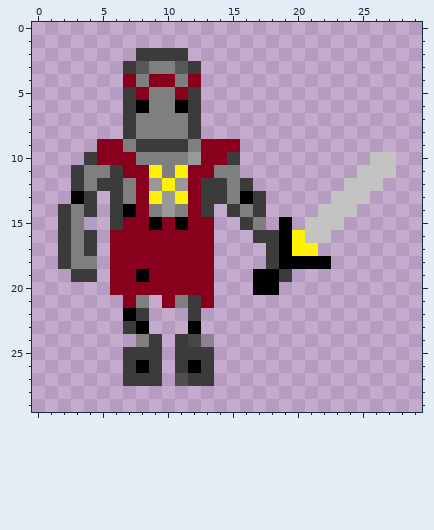
File history of a pixel-art sprite, data/player.png. Above: the version before the commit.
The file is 30x30 pixels. Colours within 5 levels of each other are drawn and written as one.
Now the later version:
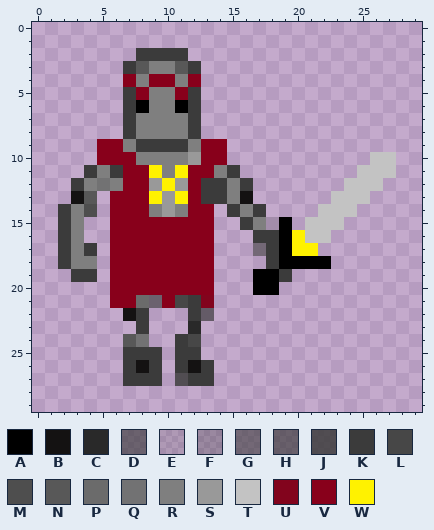
Palette (. is transparent): A #000000  B #141212  C #292929  D #3a3a3aa4  E #3b3b3b28  F #3b3b3b4e  G #3b3b3b97  H #3b3b3baa  J #3b3b3bd6  K #3b3b3b  L #474747  M #4e4e4e  N #585858  P #6b6b6b  Q #727273  R #7f7f7f  S #999999  T #c3c3c3  U #82041d  V #88001b  W #fff200
Diff:
@@ x 1..20 @@
  8 ......KRRRRK........
- 9 ....VVRKKKKRVVV.....
-10 ...KVVVRRRRSVVK.....
-11 ..KRRKVVWRWVVRR.....
-12 ..KRKKRVSWSVKKRK....
-13 ..AK.KRVWSWVKKRAK...
-14 .KRK.KAVRSRVK.KRK...
-15 .KR..KVVAVAVV..KR.A.
-16 .KRK.VVVVVVVV...KKAW
-17 .KRK.VVVVVVVV....KAW
+ 9 ....VVRKKKKRVV......
+10 ....VVVRRRRSVV......
+11 ...KRKVVWRWVVRK.....
+12 ..KRQRVVSWSVKKRK....
+13 ..BN.VVVWSWVKKRB....
+14 .KRM.VVVRSRVV.KRK...
+15 .KR..VVVVVVVV..KREA.
+16 .KR..VVVVVVVV...KKAW
+17 .KRK.VVVVVVVV...GKAW
 18 .KRR.VVVVVVVV....KAA
-19 ..KK.VVAVVVVV...AAK.
+19 ..KK.VVVVVVVV...AAK.
 20 .....VVVVVVVV...AA..
-21 ......VR.VRKV.......
-22 ......AK...K........
-23 ......KA...A........
-24 .......RK.KLF.......
-25 ......KKK.KKK.......
-26 ......KAK.KAK.......
+21 .....VVPDVLKU.......
+22 ......BK...KH.......
+23 .......K...C........
+24 ......NQ..KL........
+25 ......KKK.KK........
+26 ......KBK.KBK.......
 27 ......KKK.JKK.......
Changed places in both pictures, as pixel boxes (x1, y1, x2, y2):
changed: (71, 139, 279, 373)
